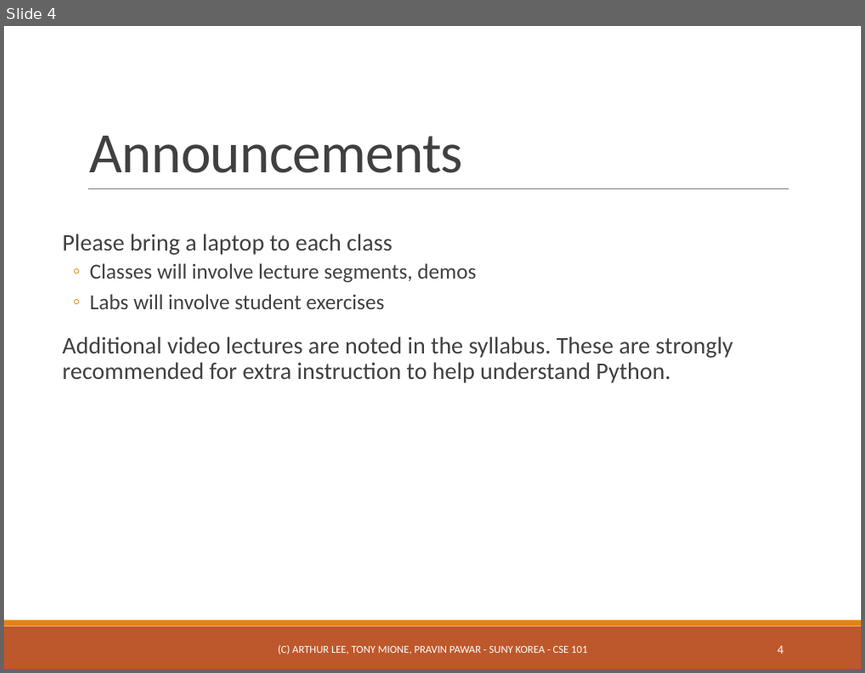
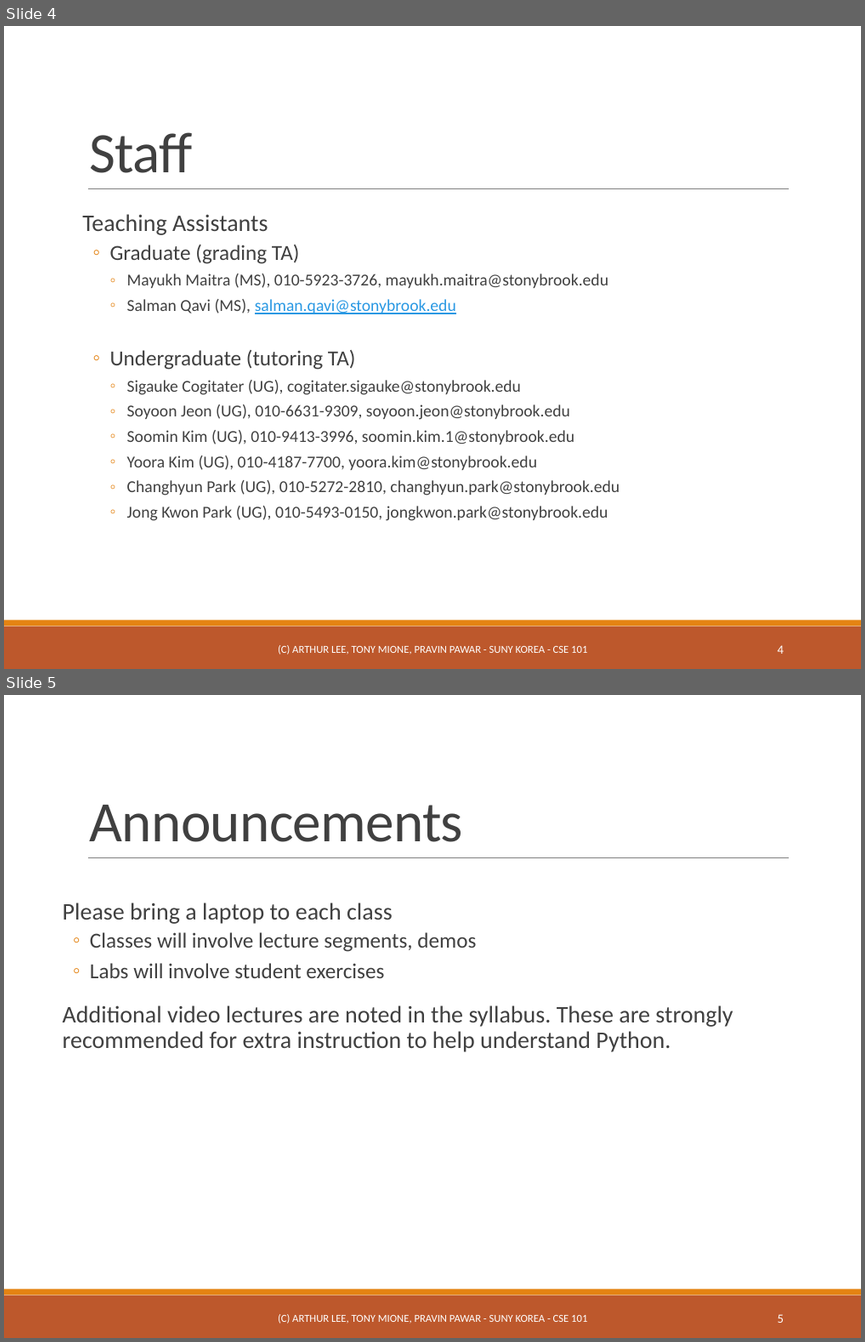
Before and after one commit to ppawar/ppawar.github.io, a slide deck: CSE101-S19/Slides/PPT/CSE101_Lec0.pptx. Shown one above the other, each under a label of ours: slide 4 before the commit, slides 4 and 5 after it. The pictures are 865x673 and 865x1342 pixels, drawn with LibreOffice and Linux fonts; fonts in the diff are those of the drawing. Boxes give left, top, right and bottom in pixels: in the first picture for what was removed or moved away, otherwise in the second. Text is boxed around its words. In the diff, an @@ line names an element or a change of style, - is before the commit and + after.

```diff
--- a/CSE101-S19/Slides/PPT/CSE101_Lec0.pptx
+++ b/CSE101-S19/Slides/PPT/CSE101_Lec0.pptx
@@ slide 4 added at (4,26,861,669), background #FFFFFF; not listed: 3 template elements that a slide beside it also shows @@
@@ title added at (90,132,193,173), 48 pt, text #404040 @@
+Staff
@@ text added at (82,214,619,521), 14 pt, text #404040 @@
+  Teaching Assistants
+  ◦ Graduate (grading TA)
+    ◦ Mayukh Maitra (MS), 010-5923-3726, mayukh.maitra@stonybrook.edu
+    ◦ Salman Qavi (MS), salman.qavi@stonybrook.edu
+  ◦ Undergraduate (tutoring TA)
+    ◦ Sigauke Cogitater (UG), cogitater.sigauke@stonybrook.edu
+    ◦ Soyoon Jeon (UG), 010-6631-9309, soyoon.jeon@stonybrook.edu
+    ◦ Soomin Kim (UG), 010-9413-3996, soomin.kim.1@stonybrook.edu
+    ◦ Yoora Kim (UG), 010-4187-7700, yoora.kim@stonybrook.edu
+    ◦ Changhyun Park (UG), 010-5272-2810, changhyun.park@stonybrook.edu
+    ◦ Jong Kwon Park (UG), 010-5493-0150, jongkwon.park@stonybrook.edu
@@ text added at (278,645,587,654), 9 pt, text #FFFFFF @@
+(C) ARTHUR LEE, TONY MIONE, PRAVIN PAWAR - SUNY KOREA - CSE 101
@@ page number added at (778,645,783,653), 10.5 pt, text #FFFFFF @@
+4
@@ what was slide 4 is now slide 5 @@
@@ page number at (778,1314,783,1322): text changed @@
-4
+5
```
Also in this commit, not shown: 5 slides changed, 1 other slide added, 26 other files.
